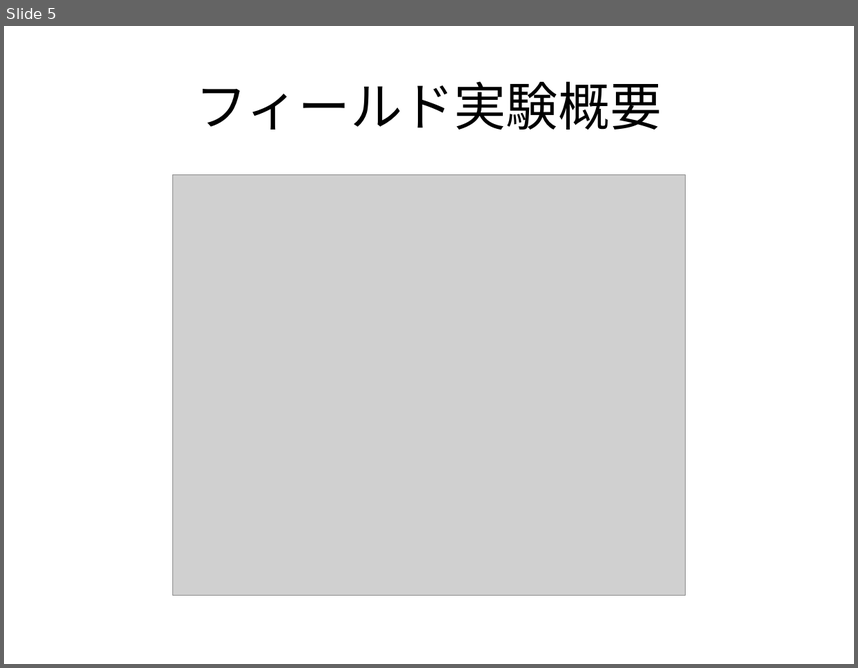
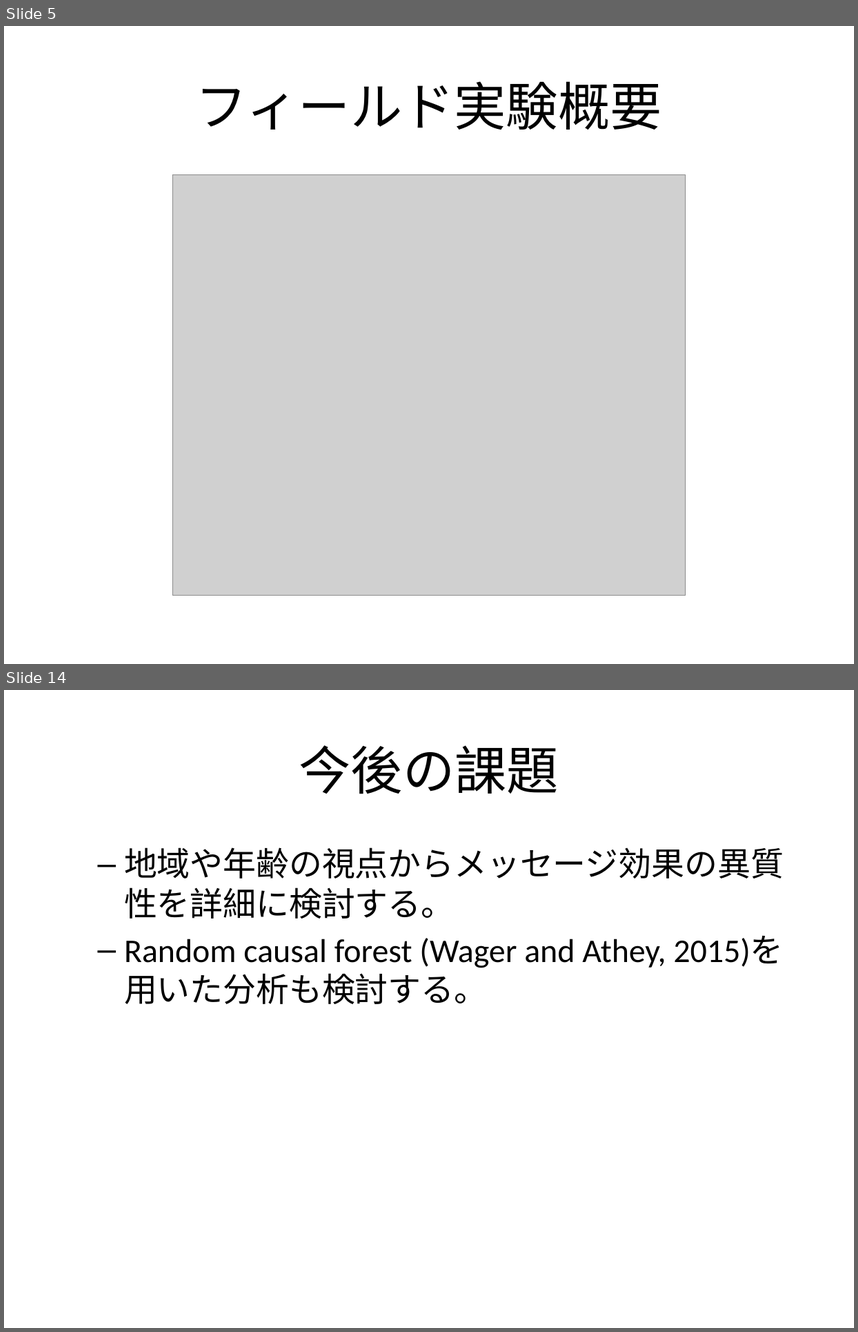
Before and after one commit to JMDP-behavioral-economics/RCT-Nudge, a slide deck: docs/pptx/report.pptx. Shown one above the other, each under a label of ours: slide 5 before the commit, slides 5 and 14 after it; the slides between them are not shown. The pictures are 858x668 and 858x1332 pixels, drawn with LibreOffice and Linux fonts; fonts in the diff are those of the drawing; grey boxes stand for pictures. Boxes give left, top, right and bottom in pixels: in the first picture for what was removed or moved away, otherwise in the second. Text is boxed around its words. In the diff, an @@ line names an element or a change of style, - is before the commit and + after.

```diff
--- a/docs/pptx/report.pptx
+++ b/docs/pptx/report.pptx
@@ slide 14 added at box(4, 690, 854, 1328), background #FFFFFF @@
@@ title added at box(299, 745, 559, 794), 44 pt, text #000000 @@
+今後の課題
@@ text added at box(124, 847, 784, 1004), 28 pt, text #000000 @@
+  – 地域や年齢の視点からメッセージ効果の異質性を詳細に検討する。
+  – Random causal forest (Wager and Athey, 2015)を用いた分析も検討する。
```
Also in this commit, not shown: 4 slides changed, 4 other slides added, 2 other files.
